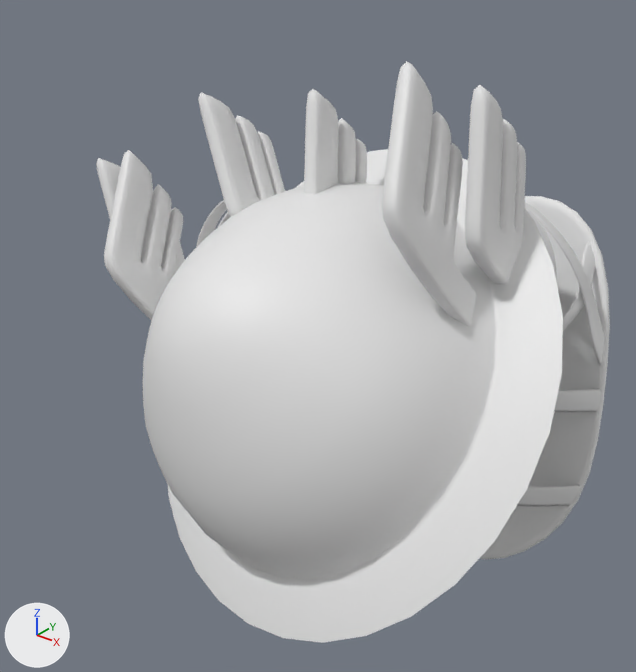
What one commit did to the FBX model Proyecto Unity/DDV wis/Assets/Models/PowerUps/Hermes/Casco y Sandalias Power Up.fbx.
One viewpoint serves both versions: a 50 mm lens placed at (2.54, -2.87, 4.52), pointed at (0.05, 0.24, 2.58). Lighting does not change. The marker at lower left points along +X, +Y and +Z.

The first picture shows 'BkCasco', 'BkSandalias'.
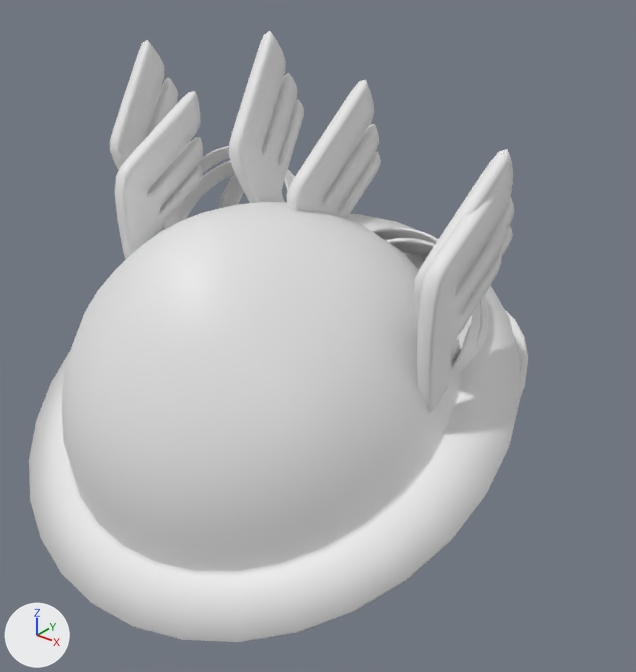
Location of each change, (x1, y1, x2, y2) in pixels of the pictures (636 x 672 px):
'BkCasco', reshaped, turned
    before: (104, 61, 563, 643)
    after: (29, 91, 520, 642)
'BkSandalias', turned
    before: (96, 85, 610, 559)
    after: (110, 31, 528, 398)
part 1 of me_sphere_002, added
    after: (241, 499, 483, 642)

The change in detail:
me_sphere_002 is used by ob_bkcasco; location (0.0, 0.0, 2.99); rotation (2.481, -0.342, 0.0), in degrees (142, -20, 0); scale (0.01, 0.01, 0.01).
me_sphere_002 had 1227 vertices, 1216 faces and spanned x -124.0..124.0, y -48.0..50.0, z -87.0..161.0.
me_sphere_002 now has 2454 vertices, 2464 faces and spans x -124.0..124.0, y -53.0..50.0, z -87.0..161.0.
me_sphere_002 part 1: 359 vertices added at x -122.0..122.0, y -53.0..45.0, z -86.0..159.0.
Object 'BkSandalias' (ob_bksandalias) turns from (140, -19, 7.6) to (118, 2.6, 0) degrees about x, y and z.
Object 'BkCasco' (ob_bkcasco) turns from (142, -20, 0) to (118, 2.6, 0) degrees about x, y and z.
